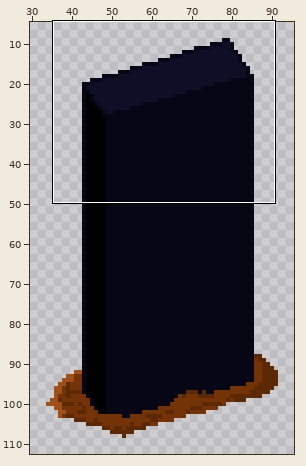
A sprite sheet gets an edit: data/obelisk.png. Above, an overview of the earlier version with the close-up marked.
Close-up. The starting point:
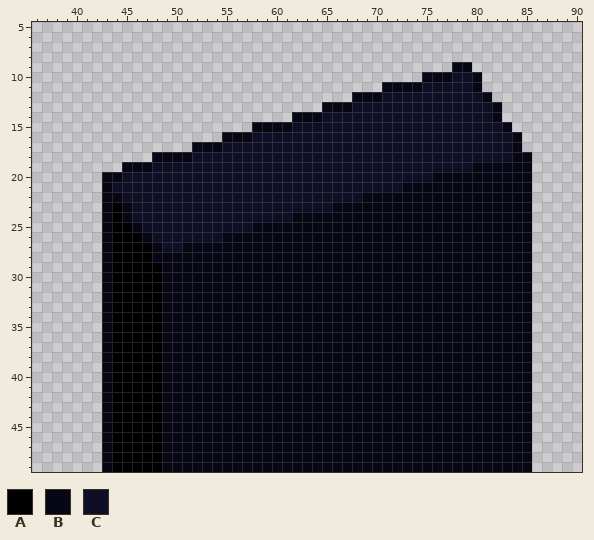
The file is 128x128 pixels. Shown: x 36..90, y 5..49. The wide view leaves out empty margins.
Palette (. is transparent): A #000000  B #060614  C #0e0e27
Pixels before (only the part around the change), first column x 39:
 6 ....................................................
 7 ....................................................
 8 ....................................................
 9 .......................................BB...........
10 ....................................BBBCCB..........
11 ................................BBBBCCCCCB..........
12 .............................BBBCCCCCCCCCCB.........
13 ..........................BBBCCCCCCCCCCCCCCB........
14 .......................BBBCCCCCCCCCCCCCCCCCB........
15 ...................BBBBCCCCCCCCCCCCCCCCCCCCCB.......
16 ................BBBCCCCCCCCCCCCCCCCCCCCCCCCCCB......
17 .............BBBCCCCCCCCCCCCCCCCCCCCCCCCCCCCCB......
18 .........BBBBCCCCCCCCCCCCCCCCCCCCCCCCCCCCCCCCBB.....
19 ......BBBCCCCCCCCCCCCCCCCCCCCCCCCCCCCCCCCBBBBBB.....
20 ....BBCCCCCCCCCCCCCCCCCCCCCCCCCCCCCCCBBBBBBBBBB.....
21 ....BCCCCCCCCCCCCCCCCCCCCCCCCCCCCCBBBBBBBBBBBBB.....
22 ....BBCCCCCCCCCCCCCCCCCCCCCCCCBBBBBBBBBBBBBBBBB.....
23 ....BABCCCCCCCCCCCCCCCCCCCCBBBBBBBBBBBBBBBBBBBB.....
24 ....BABCCCCCCCCCCCCCCCCBBBBBBBBBBBBBBBBBBBBBBBB.....
25 ....BAABCCCCCCCCCCCBBBBBBBBBBBBBBBBBBBBBBBBBBBB.....
26 ....BAAABCCCCCCCBBBBBBBBBBBBBBBBBBBBBBBBBBBBBBB.....
27 ....BAAAABCCBBBBBBBBBBBBBBBBBBBBBBBBBBBBBBBBBBB.....
28 ....BAAAABBBBBBBBBBBBBBBBBBBBBBBBBBBBBBBBBBBBBB.....
29 ....BAAAAABBBBBBBBBBBBBBBBBBBBBBBBBBBBBBBBBBBBB.....
30 ....BAAAAABBBBBBBBBBBBBBBBBBBBBBBBBBBBBBBBBBBBB.....
31 ....BAAAAABBBBBBBBBBBBBBBBBBBBBBBBBBBBBBBBBBBBB.....
32 ....BAAAAABBBBBBBBBBBBBBBBBBBBBBBBBBBBBBBBBBBBB.....
33 ....BAAAAABBBBBBBBBBBBBBBBBBBBBBBBBBBBBBBBBBBBB.....
34 ....BAAAAABBBBBBBBBBBBBBBBBBBBBBBBBBBBBBBBBBBBB.....
35 ....BAAAAABBBBBBBBBBBBBBBBBBBBBBBBBBBBBBBBBBBBB.....
36 ....BAAAAABBBBBBBBBBBBBBBBBBBBBBBBBBBBBBBBBBBBB.....
37 ....BAAAAABBBBBBBBBBBBBBBBBBBBBBBBBBBBBBBBBBBBB.....
38 ....BAAAAABBBBBBBBBBBBBBBBBBBBBBBBBBBBBBBBBBBBB.....
39 ....BAAAAABBBBBBBBBBBBBBBBBBBBBBBBBBBBBBBBBBBBB.....
40 ....BAAAAABBBBBBBBBBBBBBBBBBBBBBBBBBBBBBBBBBBBB.....
41 ....BAAAAABBBBBBBBBBBBBBBBBBBBBBBBBBBBBBBBBBBBB.....
42 ....BAAAAABBBBBBBBBBBBBBBBBBBBBBBBBBBBBBBBBBBBB.....
43 ....BAAAAABBBBBBBBBBBBBBBBBBBBBBBBBBBBBBBBBBBBB.....
44 ....BAAAAABBBBBBBBBBBBBBBBBBBBBBBBBBBBBBBBBBBBB.....
45 ....BAAAAABBBBBBBBBBBBBBBBBBBBBBBBBBBBBBBBBBBBB.....
46 ....BAAAAABBBBBBBBBBBBBBBBBBBBBBBBBBBBBBBBBBBBB.....
47 ....BAAAAABBBBBBBBBBBBBBBBBBBBBBBBBBBBBBBBBBBBB.....
48 ....BAAAAABBBBBBBBBBBBBBBBBBBBBBBBBBBBBBBBBBBBB.....
49 ....BAAAAABBBBBBBBBBBBBBBBBBBBBBBBBBBBBBBBBBBBB.....
New version:
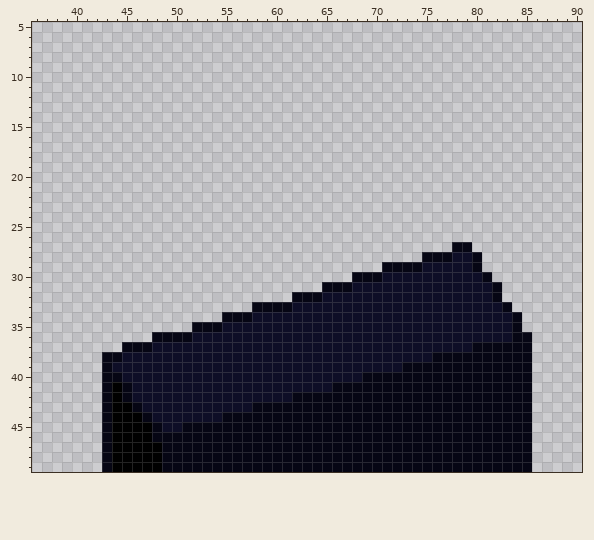
The edit:
Changed rows in their new state; - is an unchanged pixel.
first column x 43:
 9 -----------------------------------..------
10 --------------------------------......-----
11 ----------------------------..........-----
12 -------------------------..............----
13 ----------------------..................---
14 -------------------.....................---
15 ---------------..........................--
16 ------------..............................-
17 ---------.................................-
18 -----......................................
19 --.........................................
20 ...........................................
21 ...........................................
22 ...........................................
23 ...........................................
24 ...........................................
25 ...........................................
26 ...........................................
27 ...................................--......
28 ................................---CC-.....
29 ............................----CCCCC-.....
30 .........................---CCCCCCCCCC-....
31 ......................---CCCCCCCCCCCCCC-...
32 ...................---CCCCCCCCCCCCCCCCC-...
33 ...............----CCCCCCCCCCCCCCCCCCCCC-..
34 ............---CCCCCCCCCCCCCCCCCCCCCCCCCC-.
35 .........---CCCCCCCCCCCCCCCCCCCCCCCCCCCCC-.
36 .....B---CCCCCCCCCCCCCCCCCCCCCCCCCCCCCCCC--
37 ..BBBCCCCCCCCCCCCCCCCCCCCCCCCCCCCCCCC------
38 -BCCCCCCCCCCCCCCCCCCCCCCCCCCCCCCC----------
39 -CCCCCCCCCCCCCCCCCCCCCCCCCCCCC-------------
40 -BCCCCCCCCCCCCCCCCCCCCCCCC-----------------
41 --BCCCCCCCCCCCCCCCCCCCC--------------------
42 --BCCCCCCCCCCCCCCCC------------------------
43 ---BCCCCCCCCCCC----------------------------
44 ----BCCCCCCC-------------------------------
45 -----BCC-----------------------------------
46 -----B-------------------------------------
Boxes around the changes in both close-ups, in picture pixels (x1, y1, x2, y2):
changed: (102, 62, 532, 442)
